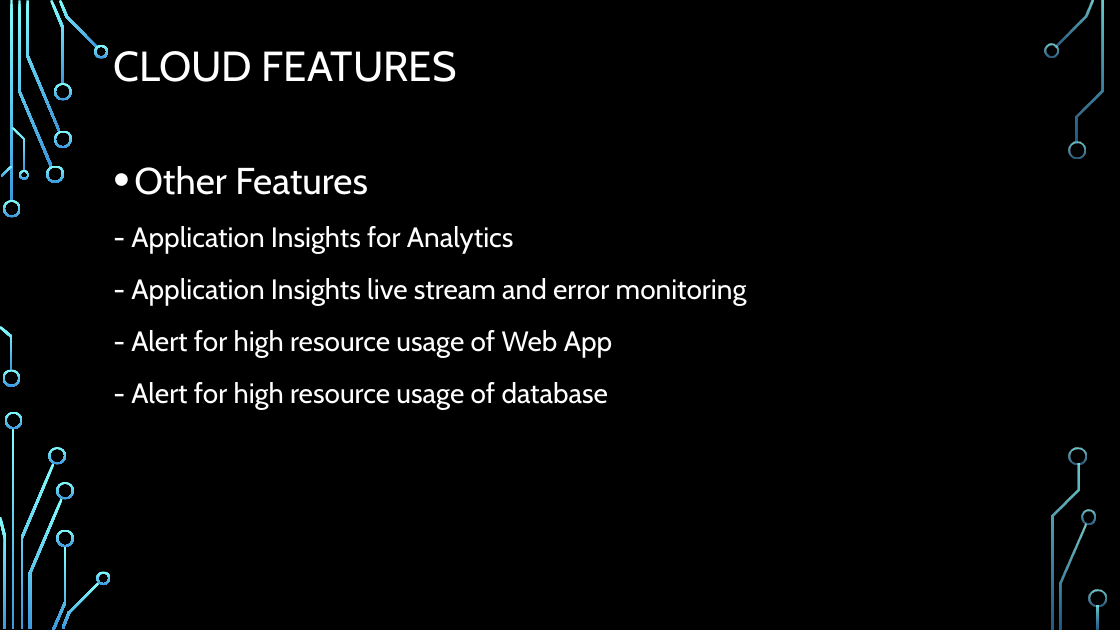
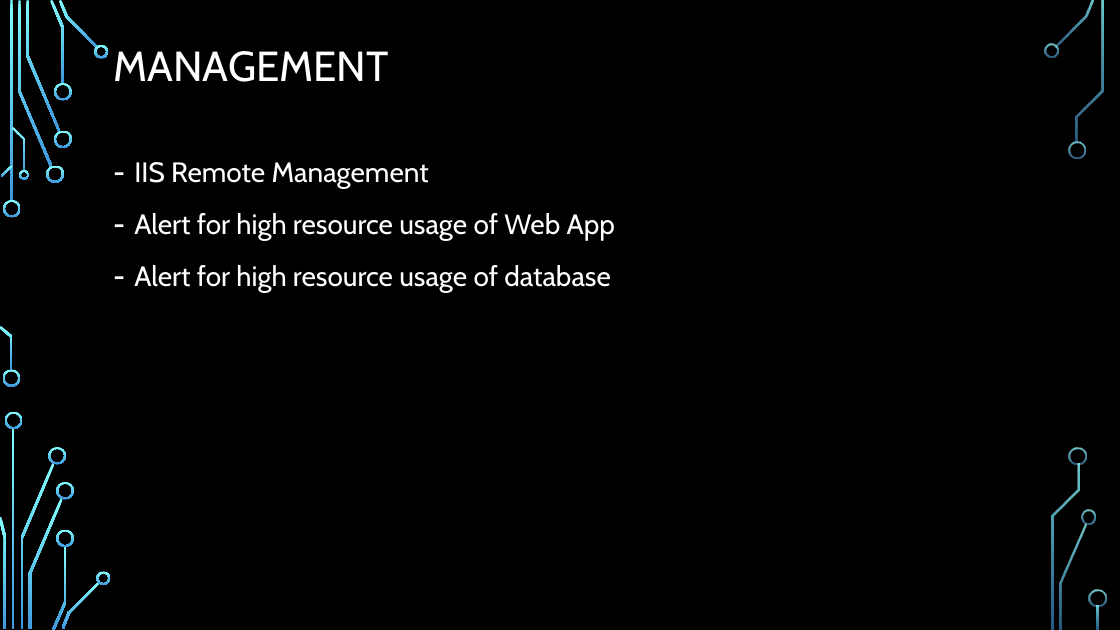
Before and after one commit to chenghao1983/c6c1d99d-502e-4a47-b8f5-35181e48b4fa_PT4, a slide deck: slide 7 of Doc/Active Learning on the Cloud - PT4.pptx. Drawn at 1120x630 pixels with LibreOffice and Linux fonts; fonts in the diff are those of the drawing; background and template pictures are left out. Boxes give left, top, right and bottom in pixels: in the first picture for what was removed or moved away, otherwise in the second. Text is boxed around its words. In the diff, an @@ line names an element or a change of style, - is before the commit and + after.

Commit message:
- updated PPT

```diff
--- a/Doc/Active Learning on the Cloud - PT4.pptx
+++ b/Doc/Active Learning on the Cloud - PT4.pptx
@@ title at (113,51,389,82): text changed @@
-CLOUD FEATURES
+MANAGEMENT
@@ text at (134,162,615,292): text changed @@
-• Other Features
-- Application Insights for Analytics
-- Application Insights live stream and error monitoring
-- Alert for high resource usage of Web App
-- Alert for high resource usage of database
+– IIS Remote Management
+– Alert for high resource usage of Web App
+– Alert for high resource usage of database
```
Also in this commit, not shown: 2 other slides changed, 1 slide added.
